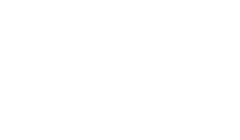
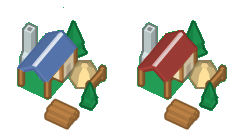
Two versions of the same layered image (240 × 140). Layer-by-layer changes:
showed group "Lumber Camp" (2 layers) over [17, 7, 227, 130]
painted on "lumber_camp_red" over [138, 20, 198, 82]
